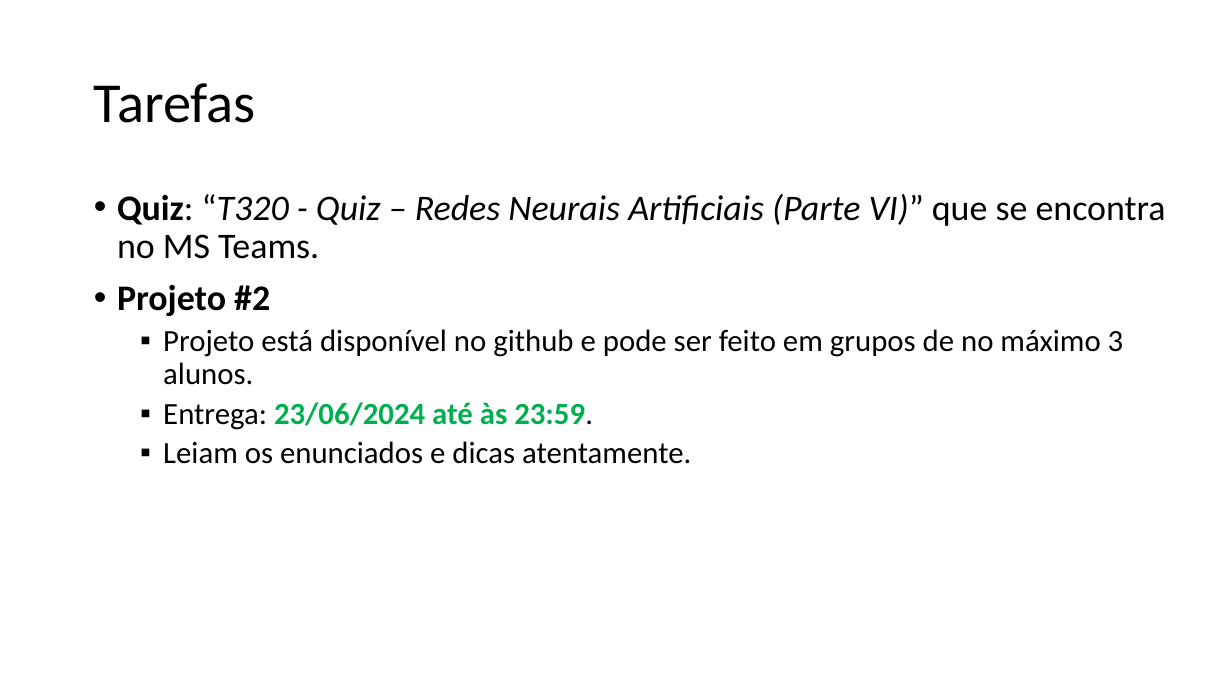
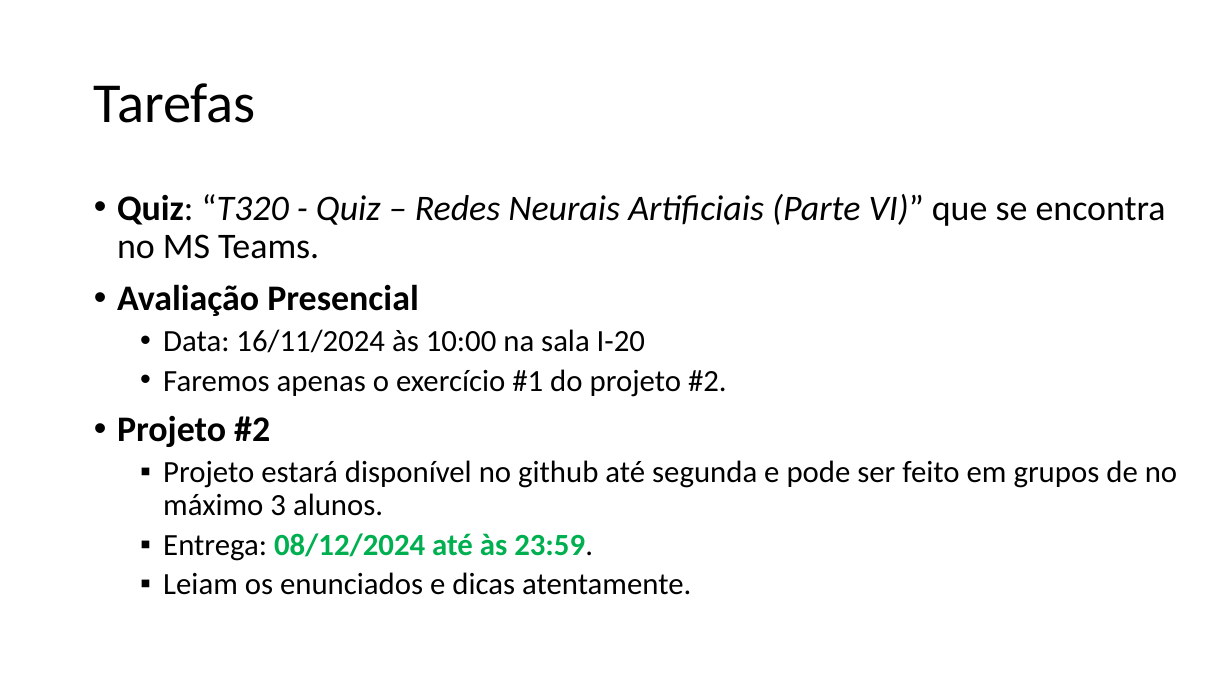
Before and after one commit to zz4fap/t320_aprendizado_de_maquina, a slide deck: slide 35 of slides/T320_Redes_Neurais_Artificiais (Parte III).pptx. Drawn at 1232x693 pixels with LibreOffice and Linux fonts; fonts in the diff are those of the drawing. Boxes give left, top, right and bottom in pixels: in the first picture for what was removed or moved away, otherwise in the second. Text is boxed around its words. In the diff, an @@ line names an element or a change of style, - is before the commit and + after.

Commit message:
update of slides

```diff
--- a/slides/T320_Redes_Neurais_Artificiais (Parte III).pptx
+++ b/slides/T320_Redes_Neurais_Artificiais (Parte III).pptx
@@ text at (x1=117, y1=284, x2=727, y2=397): paragraphs added @@
+• Avaliação Presencial
+  • Data: 16/11/2024 às 10:00 na sala I-20
+  • Faremos apenas o exercício #1 do projeto #2.
@@ text at (x1=163, y1=460, x2=1177, y2=561): text changed @@
-  ▪ Projeto está disponível no github e pode ser feito em grupos de no máximo 3 alunos.
-  ▪ Entrega: 23/06/2024 até às 23:59.
+  ▪ Projeto estará disponível no github até segunda e pode ser feito em grupos de no máximo 3 alunos.
+  ▪ Entrega: 08/12/2024 até às 23:59.
```
Also in this commit, not shown: 1 other slide changed, 2 other files.
